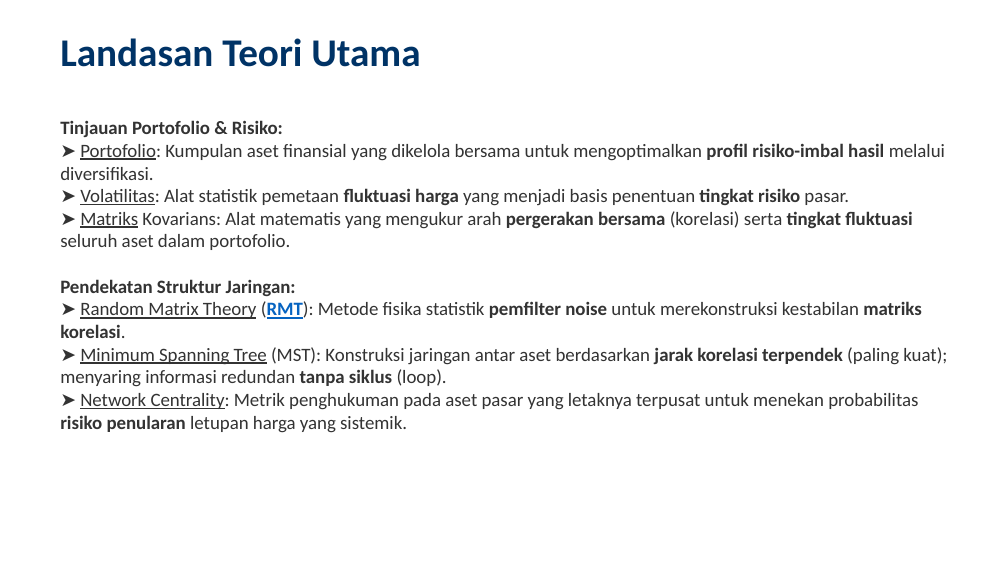
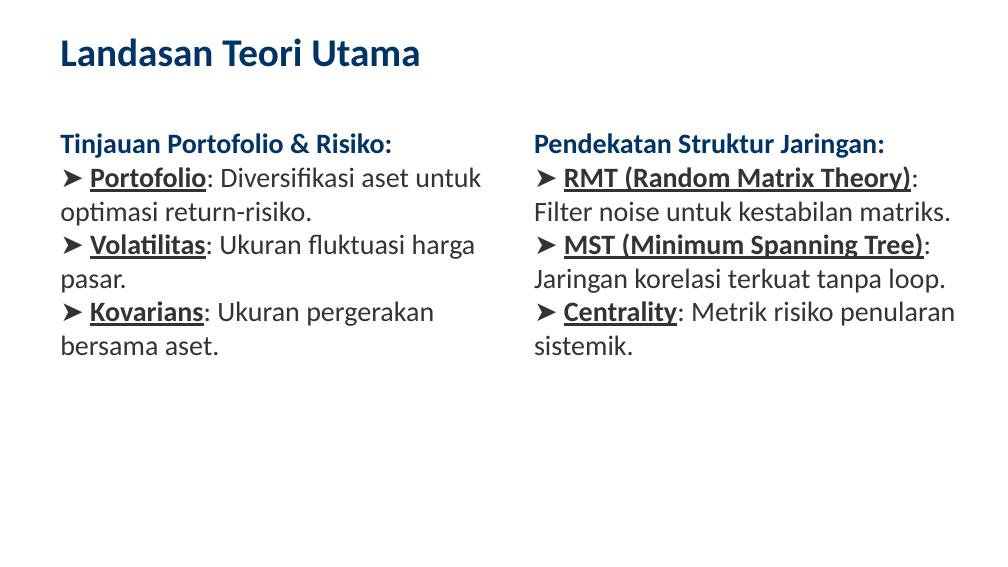
Before and after one commit to ragilrojo/RepoThesis, a slide deck: slide 4 of Presentasi_Proposal_Update.pptx. Drawn at 1008x567 pixels with LibreOffice and Linux fonts; fonts in the diff are those of the drawing. Boxes give left, top, right and bottom in pixels: in the first picture for what was removed or moved away, otherwise in the second. Text is boxed around its words. In the diff, an @@ line names an element or a change of style, - is before the commit and + after.

```diff
--- a/Presentasi_Proposal_Update.pptx
+++ b/Presentasi_Proposal_Update.pptx
@@ text "Tinjauan Portofolio & Risiko:": place and size @@
-text "Tinjauan Portofolio & Risiko:" at (60, 120, 947, 433)
+text "Tinjauan Portofolio & Risiko:" at (60, 133, 481, 355)
@@ text at (60, 133, 392, 158): size 13.5 to 20 pt, text colour #333333 to #003366 in "Tinjauan Portofolio & Risiko:" @@
@@ text added at (534, 133, 955, 355), 20 pt, text #333333 @@
+Pendekatan Struktur Jaringan:
+➤ RMT (Random Matrix Theory): Filter noise untuk kestabilan matriks.
+➤ MST (Minimum Spanning Tree): Jaringan korelasi terkuat tanpa loop.
+➤ Centrality: Metrik risiko penularan sistemik.
@@ text at (60, 167, 481, 355): text changed; size 13.5 to 20 pt @@
-➤ Portofolio: Kumpulan aset finansial yang dikelola bersama untuk mengoptimalkan profil risiko-imbal hasil melalui diversifikasi.
-➤ Volatilitas: Alat statistik pemetaan fluktuasi harga yang menjadi basis penentuan tingkat risiko pasar.
-➤ Matriks Kovarians: Alat matematis yang mengukur arah pergerakan bersama (korelasi) serta tingkat fluktuasi seluruh aset dalam portofolio.
-Pendekatan Struktur Jaringan:
-➤ Random Matrix Theory (RMT): Metode fisika statistik pemfilter noise untuk merekonstruksi kestabilan matriks korelasi.
-➤ Minimum Spanning Tree (MST): Konstruksi jaringan antar aset berdasarkan jarak korelasi terpendek (paling kuat); menyaring informasi redundan tanpa siklus (loop).
-➤ Network Centrality: Metrik penghukuman pada aset pasar yang letaknya terpusat untuk menekan probabilitas risiko penularan letupan harga yang sistemik.
+➤ Portofolio: Diversifikasi aset untuk optimasi return-risiko.
+➤ Volatilitas: Ukuran fluktuasi harga pasar.
+➤ Kovarians: Ukuran pergerakan bersama aset.
```
Also in this commit, not shown: 16 other slides changed, 2 slides added, 2 other files.
